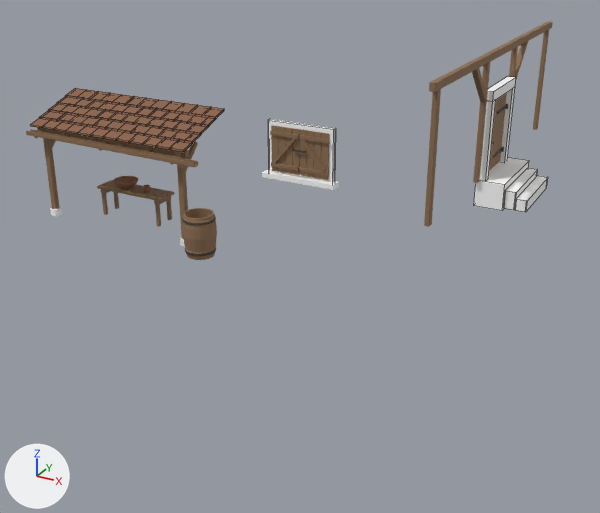
The Blender file assets/models/world/source/bellwether-garden-house-v1/garden-house.blend, before and after one commit.
One viewpoint serves both versions: a camera (50 mm lens) standing at (50.3, -143.3, -2.3) and looking at (39.7, -124.2, -11.9). The axes (+X, +Y, +Z) are drawn at lower left. The lights are the same throughout. The picture after the commit comes second. Mesh edges are drawn as thin lines on the coarser meshes.

The scene before the commit, as lines of its bpy script (objects in view):
```python
me_dressed_stoop_tread_001 = bpy.data.meshes.new('Dressed stoop tread.001')
me_dressed_stoop_tread_001.from_pydata(...)  # 16 vertices, 10 faces; spans x 44.54..44.89, y -119.48..-116.92, z -11.16..-10.81
me_dressed_stoop_tread_001.materials.append(mat_hordetownstone)  # white #ffffff
me_iron_bound_rain_butt = bpy.data.meshes.new('Iron-bound rain butt')
me_iron_bound_rain_butt.from_pydata(...)  # 280 vertices, 262 faces; spans x 37.272..38.208, y -126.708..-125.772, z -11.48..-10.27
# faces by material slot: [222, 40]
me_iron_bound_rain_butt.materials.append(mat_hordetaverntimber)  # brown #8e6f52
me_iron_bound_rain_butt.materials.append(mat_hordehearthchar)  # dark grey #453f38
me_oak_wall_upright_003 = bpy.data.meshes.new('Oak wall upright.003')
me_oak_wall_upright_003.from_pydata(...)  # 16 vertices, 10 faces; spans x 43.26..43.4, y -123.86..-123.64, z -10.41..-6.59
me_oak_wall_upright_003.materials.append(mat_hordetaverntimber)  # brown #8e6f52
ob_dressed_stoop_tread_001 = bpy.data.objects.new('Dressed stoop tread.001', me_dressed_stoop_tread_001)
ob_dressed_stoop_tread_001.location = (0.0, 0.0, 0.0)
ob_iron_bound_rain_butt = bpy.data.objects.new('Iron-bound rain butt', me_iron_bound_rain_butt)
ob_iron_bound_rain_butt.location = (0.0, 0.0, 0.0)
ob_oak_wall_upright_003 = bpy.data.objects.new('Oak wall upright.003', me_oak_wall_upright_003)
ob_oak_wall_upright_003.location = (0.0, 0.0, 0.0)
# also in view: 'East wall plate' at (43.3, -118.2, -6.7); 'Open timber gutter.002' at (34.7, -126.3, -8.8); 'Oak wall upright.002' at (43.3, -119.7, -8.5); 'B03_door_post_1' at (43.4, -119.2, -9.2); 'Window surround' at (39.8, -124.2, -8.8)
```
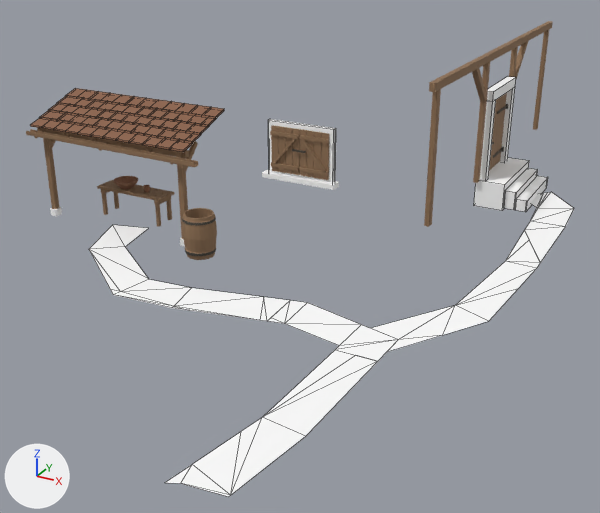
The change, as JSON lines over the scene's bpy script:
```json
{"op": "add", "block": "me_household_doorstep", "code": ["me_household_doorstep = bpy.data.meshes.new('Household doorstep')", "me_household_doorstep.from_pydata(...)  # 21 vertices, 20 faces; spans x 43.55..46.22, y -128.59..-117.82, z -11.53..-10.98", "me_household_doorstep.materials.append(mat_hordetownstone)  # white #ffffff"]}
{"op": "add", "block": "me_garden_lane_to_the_wash_bench", "code": ["me_garden_lane_to_the_wash_bench = bpy.data.meshes.new('Garden lane to the wash bench')", "me_garden_lane_to_the_wash_bench.from_pydata(...)  # 33 vertices, 33 faces; spans x 34.28..44.33, y -134.21..-125.55, z -11.76..-11.39", "me_garden_lane_to_the_wash_bench.materials.append(mat_hordetownstone)  # white #ffffff"]}
{"op": "add", "block": "ob_household_doorstep", "code": ["ob_household_doorstep = bpy.data.objects.new('Household doorstep', me_household_doorstep)", "ob_household_doorstep.location = (0.0, 0.0, 0.0)"]}
{"op": "add", "block": "ob_garden_lane_to_the_wash_bench", "code": ["ob_garden_lane_to_the_wash_bench = bpy.data.objects.new('Garden lane to the wash bench', me_garden_lane_to_the_wash_bench)", "ob_garden_lane_to_the_wash_bench.location = (0.0, 0.0, 0.0)"]}
```

Changed parts and their boxes (x1, y1, x2, y2) in the pictures (600 x 513 px):
```json
{"object": "Garden lane to the wash bench", "change": "added", "after": [89, 225, 398, 497]}
{"object": "Household doorstep", "change": "added", "after": [371, 192, 574, 352]}
```
